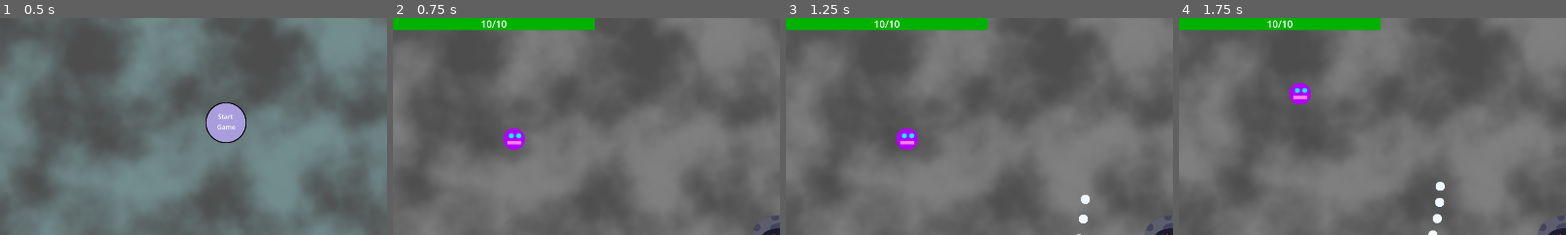
Above: before the commit, frames 1-4 (left to right).
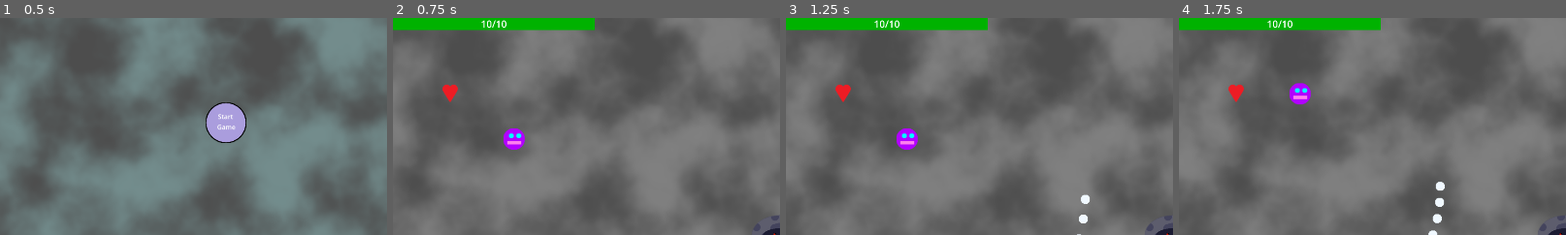
Above: after the commit, the same moments.

Repository: Antoine-Lagache/GameJam_2025
Game: Godot game, scene res://scene/start_menu.tscn
The game is run twice, just before and just after one commit, with the same random seed, the same clock (stepped at 60 frames per second) and the same inputs.
Inputs (mouse positions are % of the whole screen's width and height, from its top left):
- Up to frame 1 (0.5 s): no input
- Up to frame 2 (0.75 s): click "Start Game" at 0.5 s
- Up to frame 3 (1.25 s): no input
- Up to frame 4 (1.75 s): move the mouse to (45, 70) at 1.27 s; hold Up (up) from 1.28 s (still down); hold Shift from 1.28 s (still down)
The pictures show only the part of the screen within x 0-50%, y 0-50%; the shares and areas given below are measured in that part.

Frame 1 is identical in both runs. In frame 2, 0.2% of the frame differs, in the area x 12-17%, y 30-39%; in frame 3, 0.2%; in frame 4, 0.2%.

Commit message:
heal blob now fully works (still needs sound)

Diff:
--- a/gamejame/script/heal_blob.gd
+++ b/gamejame/script/heal_blob.gd
@@ -10,15 +10,22 @@
 func _process(delta: float) -> void:
 	pass
 
+func distance(p1: Vector2, p2: Vector2):
+	var difx = p1.x - p2.x
+	var dify = p1.y - p2.y
+	return sqrt(difx * difx + dify * dify)
 
 func teleport():
-	position = Vector2(randf_range(10, screen.x), randf_range(10, screen.y))
+	var new_pos = Vector2(randf_range(10, screen.x), randf_range(10, screen.y))
+	while(distance(new_pos, Vector2(screen.x/2, screen.y/2)) < 40):
+		new_pos = Vector2(randf_range(10, screen.x), randf_range(10, screen.y))
+	position = new_pos
 
 
 func _on_area_2d_body_entered(body: Node2D) -> void:
 	if body.is_in_group("player"):
 		body.heal()
-	teleport()
+	position = Vector2(-50, -50)
 
 
 
--- a/gamejame/script/main.gd
+++ b/gamejame/script/main.gd
@@ -15,4 +15,5 @@
 	add_child(bbeg)
 	add_child(hero)
 	add_child(temps)
+	add_child(heal_blob)
 	bbeg.connect("mechant_hit", Callable(temps, "on_mechant_hit"))
